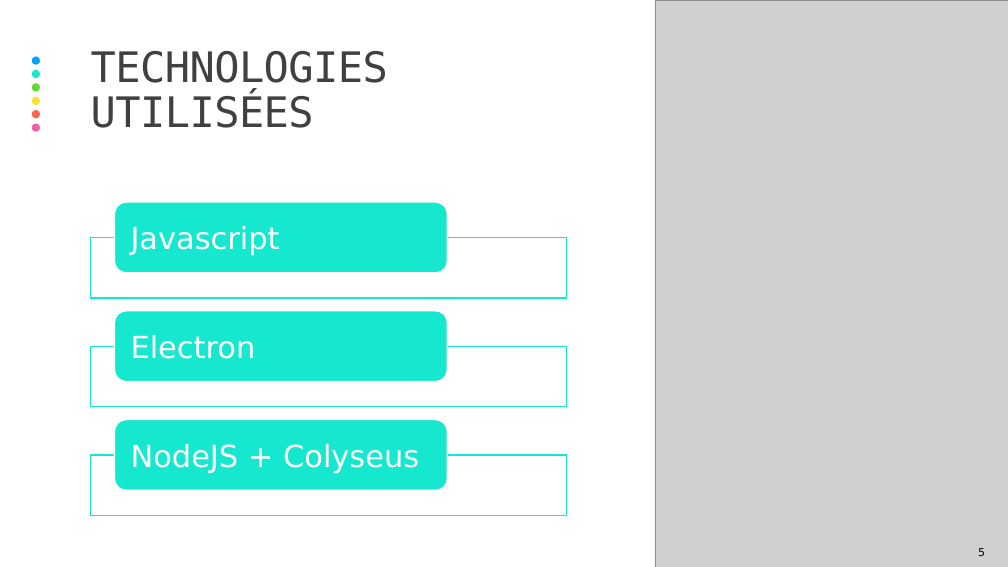
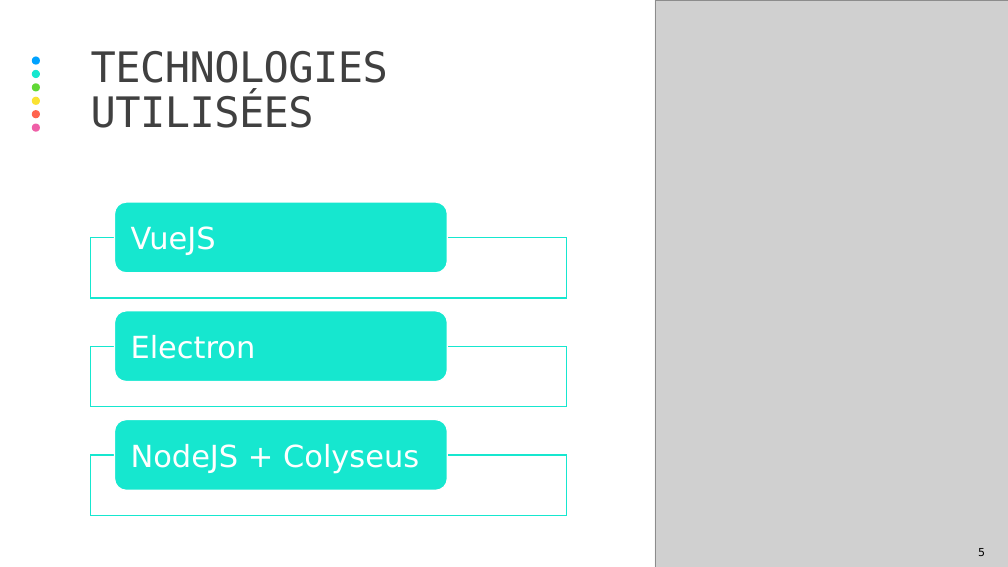
Before and after one commit to NorthBlue333/PROJECT-matchmaking, a slide deck: slide 5 of docs/projet-matchmaking.odp. Drawn at 1008x567 pixels with LibreOffice and Linux fonts; fonts in the diff are those of the drawing; grey boxes stand for pictures. Boxes give left, top, right and bottom in pixels: in the first picture for what was removed or moved away, otherwise in the second. Text is boxed around its words. In the diff, an @@ line names an element or a change of style, - is before the commit and + after.

```diff
--- a/docs/projet-matchmaking.odp
+++ b/docs/projet-matchmaking.odp
@@ text in freeform shape at (x1=131, y1=226, x2=216, y2=255): text changed @@
-Javascript
+VueJS
```
Also in this commit, not shown: 1 other file.
